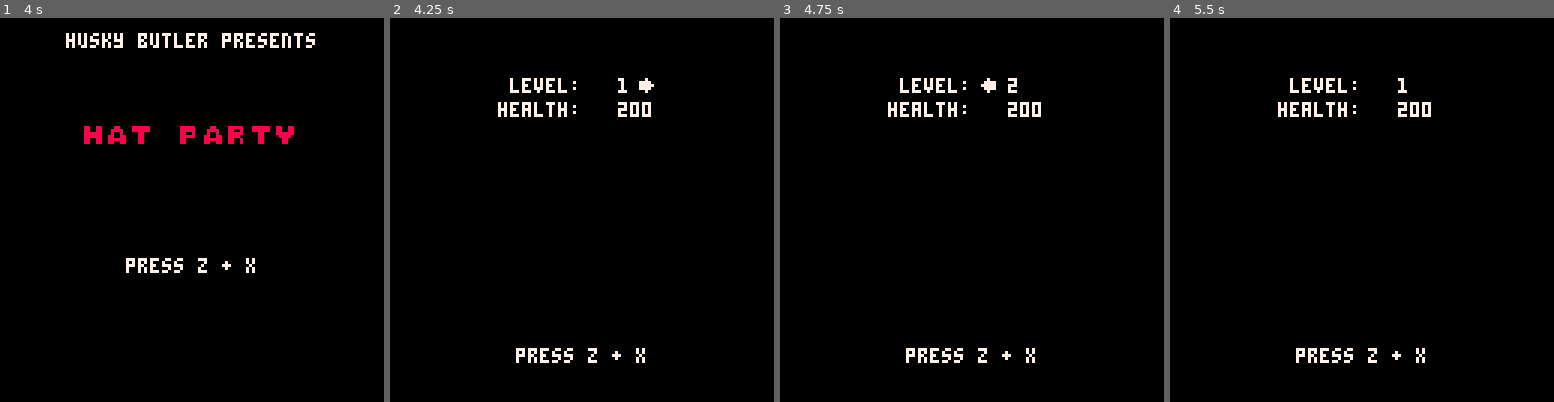
Above: before the commit, frames 1-4 (left to right).
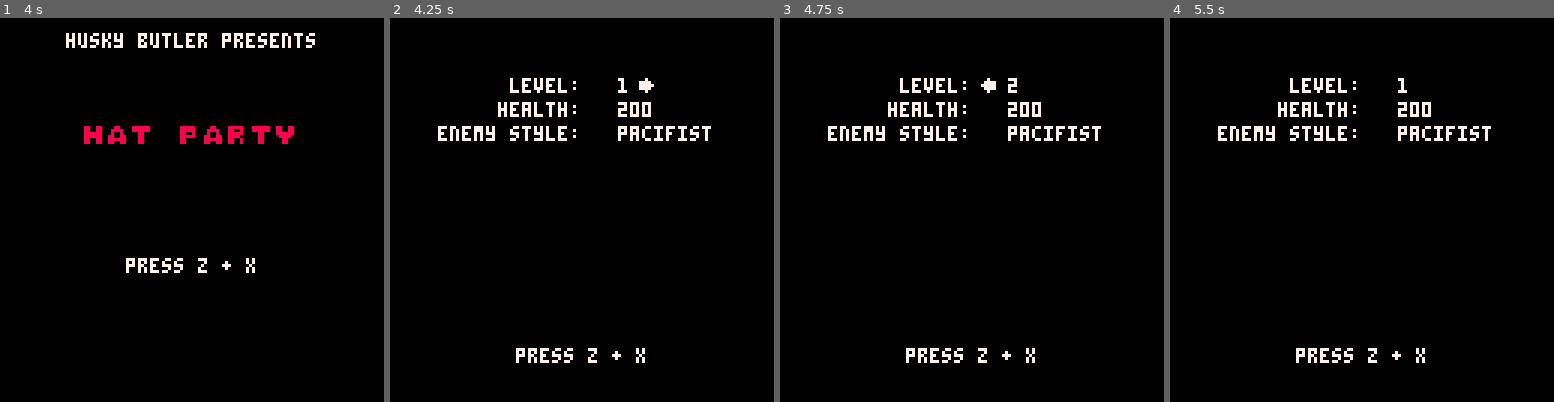
Above: after the commit, the same moments.

Repository: MatthewDiamant/pico8
Game: PICO-8 cartridge carts/hatparty.p8
Same seed, same stepped clock (60 frames per second), same inputs: the game is played once before the commit and once after it.
Inputs:
- Up to frame 1 (4 s): tap X (X key) at 0.33, 1.07, 1.85, 2.97 s; tap O (Z key) at 0.7, 1.7, 2.1, 2.5, 2.9, 3.3, 3.7 s; hold Right 1.6-2.1 s; hold Up 2.15-2.42 s; hold Right 2.47-3.03 s; hold Left 3.08-3.58 s; hold Down 3.63-3.97 s
- Up to frame 2 (4.25 s): hold Right from 4.02 s (still down); tap X (X key) at 4.08 s; tap O (Z key) at 4.1 s
- Up to frame 3 (4.75 s): tap O (Z key) at 4.5 s; release Right at 4.68 s; hold Up from 4.73 s (still down)
- Up to frame 4 (5.5 s): tap O (Z key) at 4.9, 5.3 s; release Up at 5.03 s; hold Left from 5.08 s (still down); tap X (X key) at 5.2 s

Frame 1 is identical in both runs. In frame 2, 1.0% of the frame differs, in the area x 12-84%, y 28-33%; in frame 3, 1.0%; in frame 4, 1.0%.

Commit message:
Hat Party: Enemy style option

Diff:
--- a/carts/hatparty.p8
+++ b/carts/hatparty.p8
@@ -831,6 +831,9 @@
 health_select = 3
 health_options = {50, 100, 200, 400}
 
+enemy_style_select = 1
+enemy_style_options = {"pacifist", "idiot", "run & gun", "aggro"}
+
 xc_pause = 0
 
 function title_update()
@@ -858,12 +861,22 @@
       health_select = min(health_select + 1, #health_options)
     end
   end
-  if btn(2) then
+  if option_select == 2 then
+    if btnp(0) then
+      enemy_style_select = max(enemy_style_select - 1, 1)
+    end
+    if btnp(1) then
+      enemy_style_select = min(enemy_style_select + 1, #enemy_style_options)
+    end
+  end
+
+  if btnp(2) then
     option_select = max(option_select - 1, 0)
   end
-  if btn(3) then
-    option_select = min(option_select + 1, 1)
-  end
+  if btnp(3) then
+    option_select = min(option_select + 1, 2)
+  end
+
   if btn(4) and btn(5) and xc_pause <= 0 then
     reset_game()
     game_state = "game"
@@ -906,6 +919,17 @@
     end
     if health_select < #health_options then
       spr(144, 91, 28, 1, 1, false)
+    end
+  end
+
+  print("enemy style: ", 16, 36, 7)
+  print(enemy_style_options[enemy_style_select], 76, 36, 7)
+  if option_select == 2 and ticks % 30 > 15 then
+    if enemy_style_select > 1 then
+      spr(144, 64, 36, 1, 1, true)
+    end
+    if enemy_style_select < #enemy_style_options then
+      spr(144, 115, 36, 1, 1, false)
     end
   end
 
@@ -1272,7 +1296,19 @@
 
     update=function(self)
       self.ticks+=1
-      self:aggro()
+
+      local enemy_style = enemy_style_options[enemy_style_select]
+
+      if enemy_style == "pacifist" then
+        self:pacifist()
+      elseif enemy_style == "idiot" then
+        self:idiot()
+      elseif enemy_style == "run & gun" then
+        self:run_and_gun()
+      elseif enemy_style == "aggro" then
+        self:aggro()
+      end
+
       self:calculate_lust()
       if ticks % 60 == 0 then
         self:calculate_closest_package()
